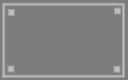
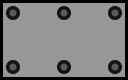
Layered file, before and after one edit (128 × 80). Changes by layer:
added layer "Layer" above "Background" over [6, 6, 122, 74]
painted on "Background" over [0, 0, 128, 80]
